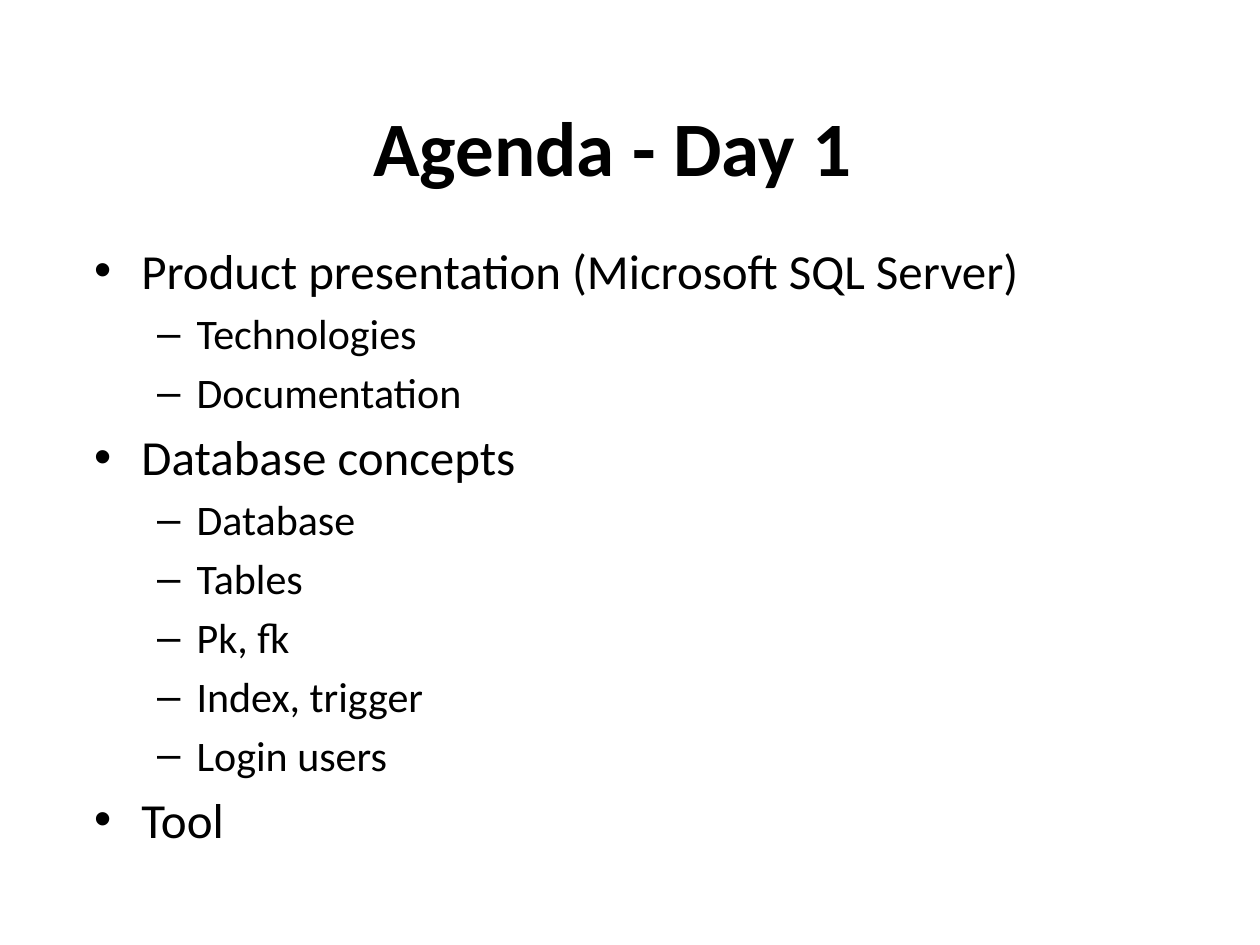
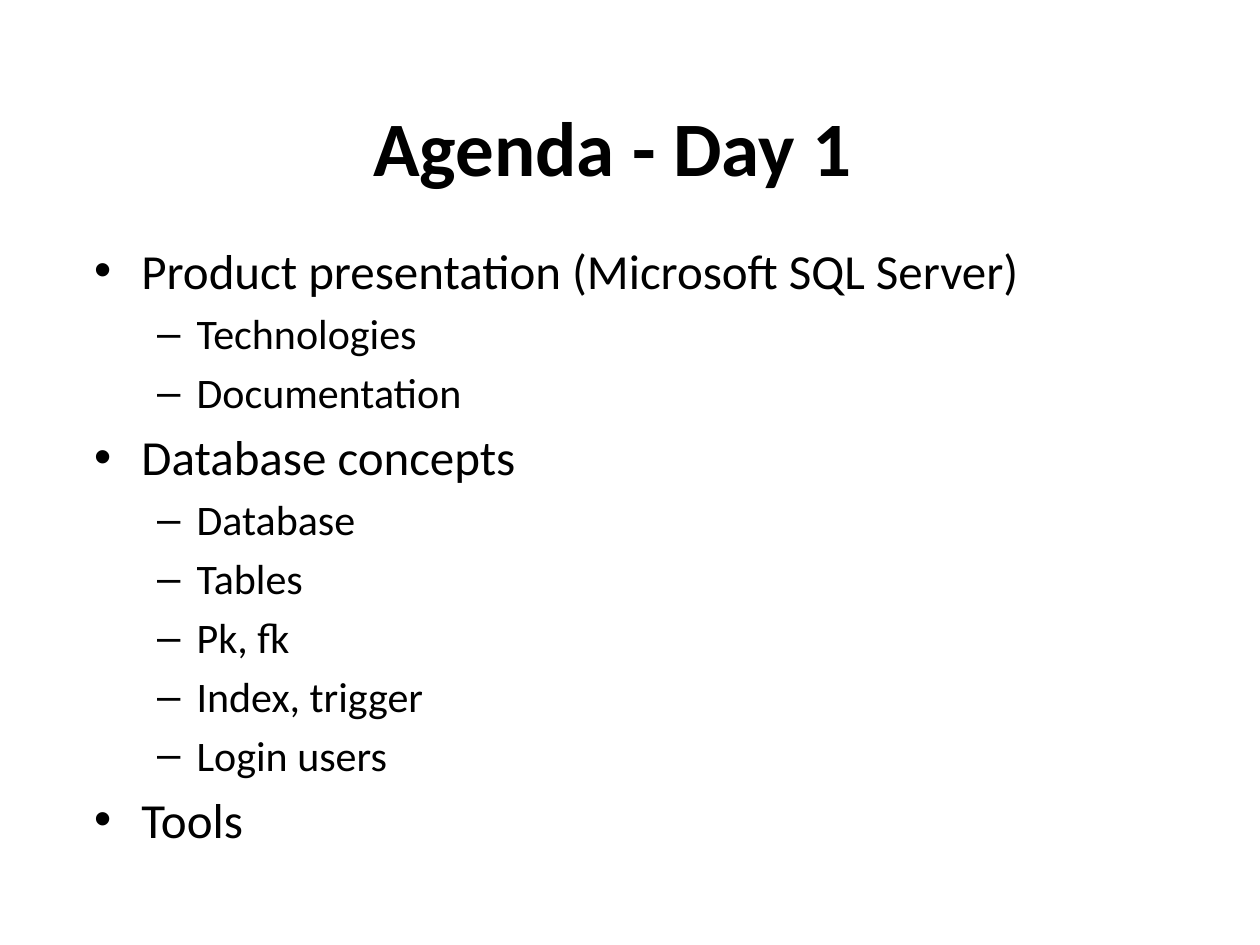
Before and after one commit to Flu10/Zero2Hero2016, a slide deck: slide 3 of presentation/SQL Z2H 2016.pptx. Drawn at 1260x945 pixels with LibreOffice and Linux fonts; fonts in the diff are those of the drawing; background and template pictures are left out. Boxes give left, top, right and bottom in pixels: in the first picture for what was removed or moved away, otherwise in the second. Text is boxed around its words. In the diff, an @@ line names an element or a change of style, - is before the commit and + after.

```diff
--- a/presentation/SQL Z2H 2016.pptx
+++ b/presentation/SQL Z2H 2016.pptx
@@ text at [141,804,242,839]: text changed @@
-• Tool
+• Tools
```
Also in this commit, not shown: 2 slides added, 1 other file.
